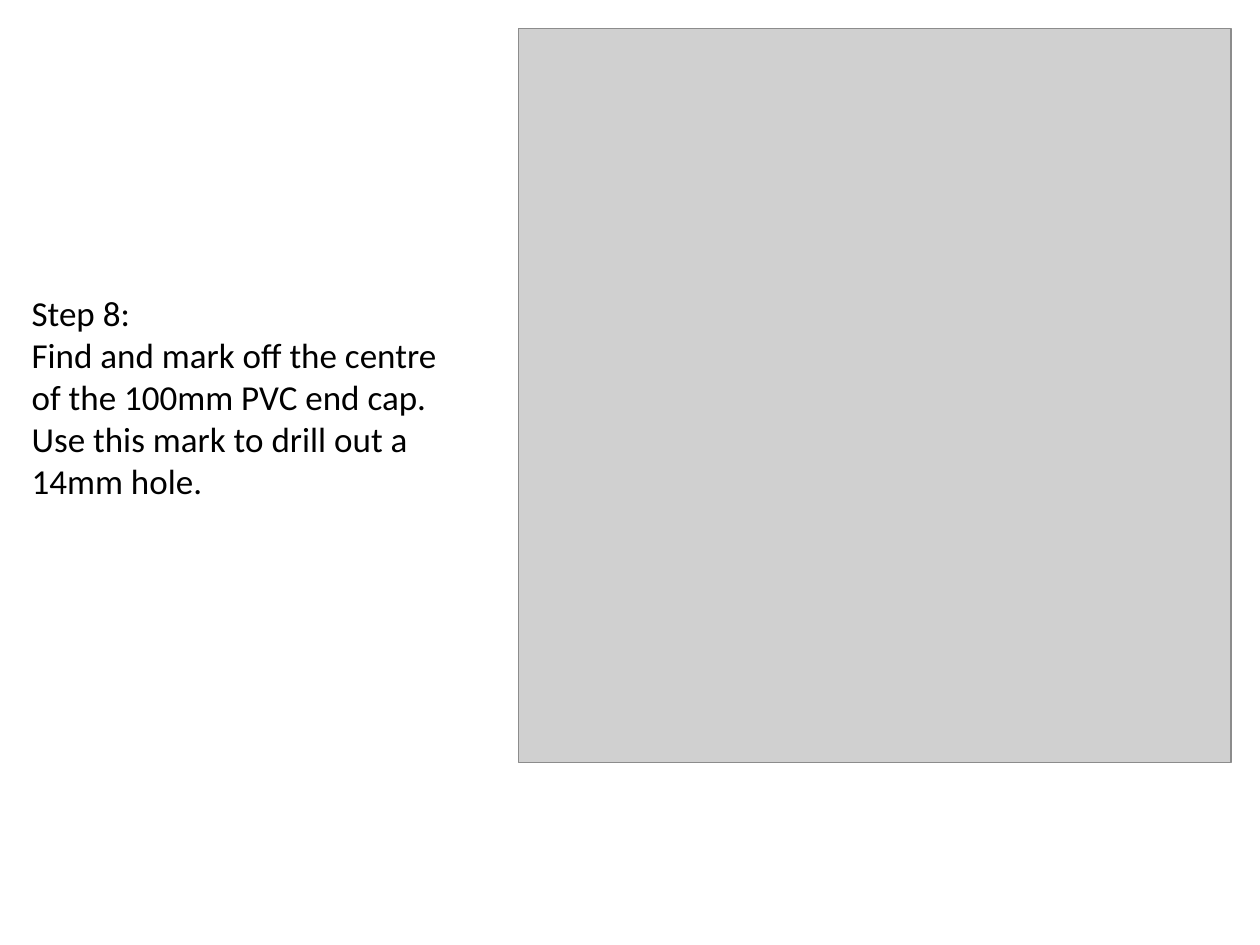
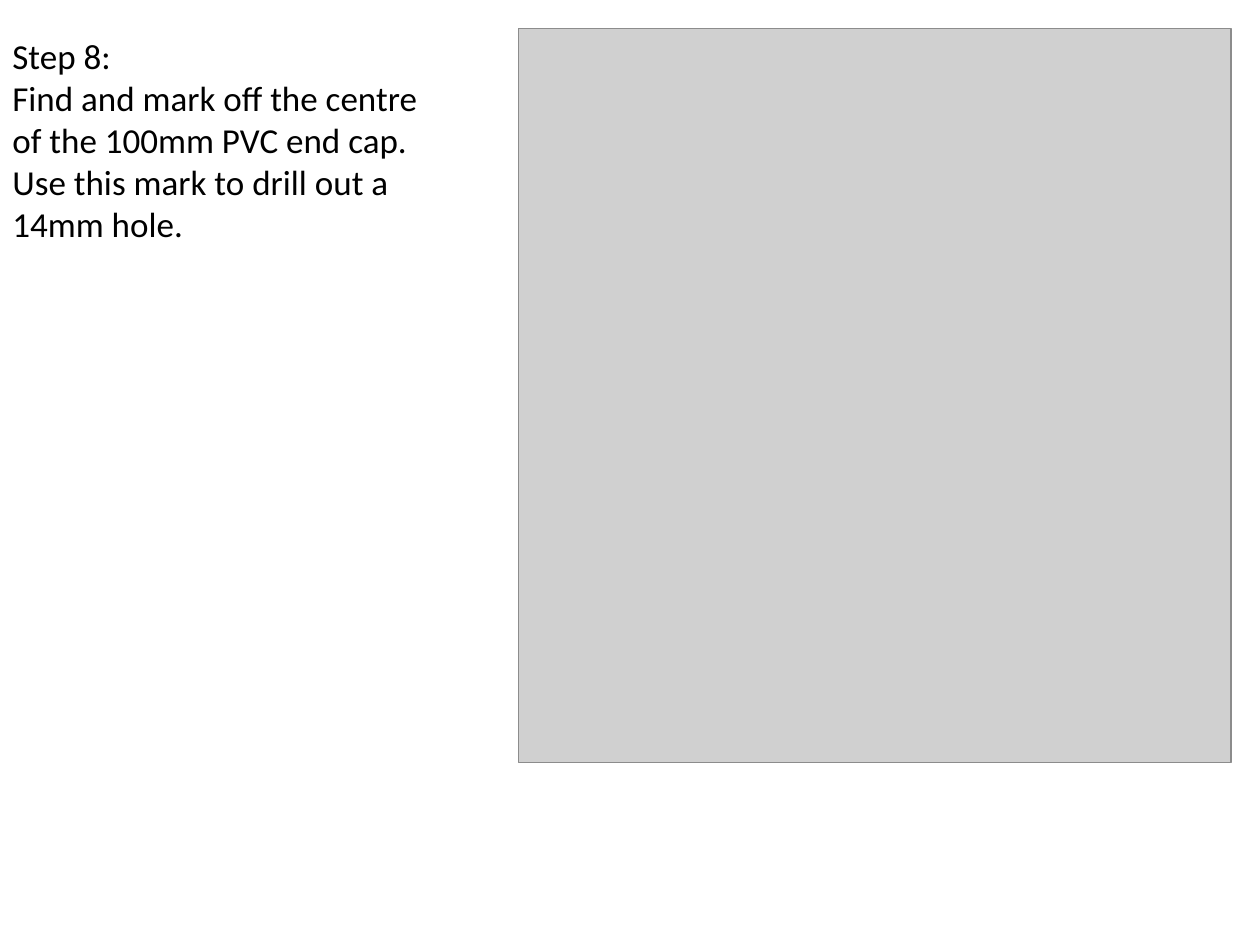
Before and after one commit to localelectricity/Wind-Turbine-Instructions, a slide deck: slide 11 of PVC Blade Instructions.pptx (slide 10 before the commit). Drawn at 1260x945 pixels with LibreOffice and Linux fonts; fonts in the diff are those of the drawing; grey boxes stand for pictures. Boxes give left, top, right and bottom in pixels: in the first picture for what was removed or moved away, otherwise in the second. Text is boxed around its words. In the diff, an @@ line names an element or a change of style, - is before the commit and + after.

```diff
--- a/PVC Blade Instructions.pptx
+++ b/PVC Blade Instructions.pptx
@@ text "Step 8:": place and size @@
-text "Step 8:" at [32,302,436,495]
+text "Step 8:" at [12,45,417,238]
```
Also in this commit, not shown: 9 other slides changed, 4 slides added, 2 slides removed.
